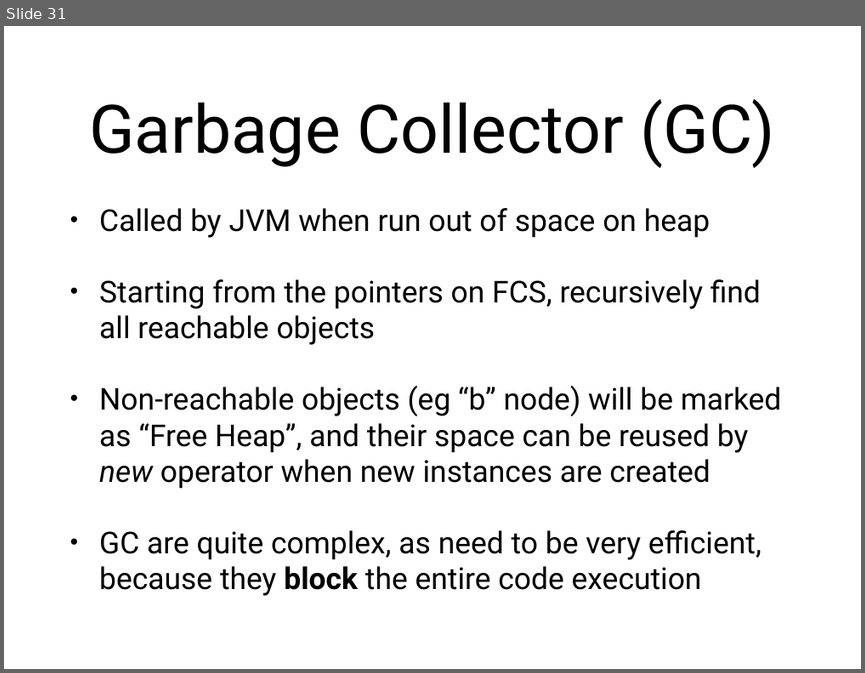
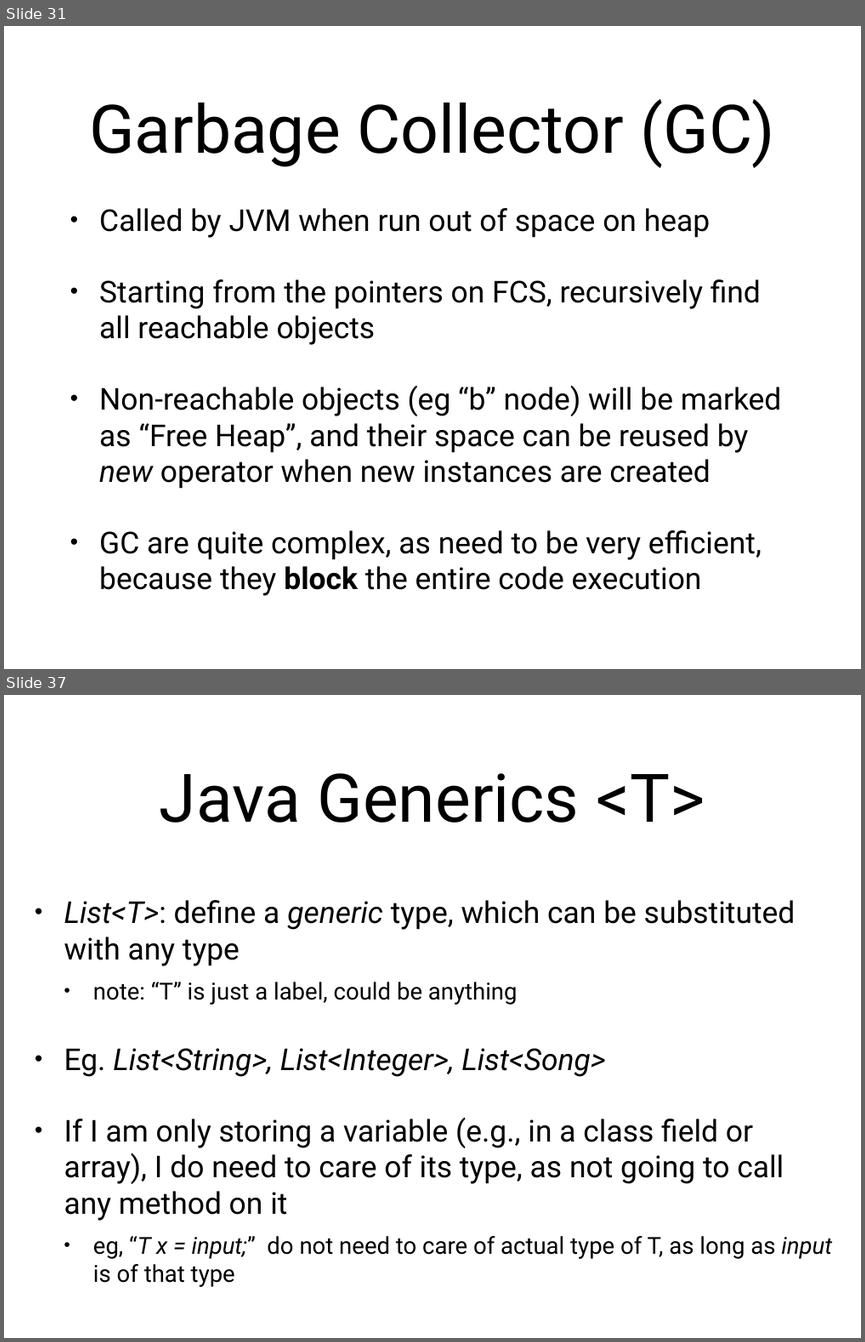
Before and after one commit to arcuri82/algorithms, a slide deck: docs/slides/02/02_stack_queue.pptx. Shown one above the other, each under a label of ours: slide 31 before the commit, slides 31 and 37 after it; the slides between them are not shown. The pictures are 865x673 and 865x1342 pixels, drawn with LibreOffice and Linux fonts; fonts in the diff are those of the drawing. Boxes give left, top, right and bottom in pixels: in the first picture for what was removed or moved away, otherwise in the second. Text is boxed around its words. In the diff, an @@ line names an element or a change of style, - is before the commit and + after.

```diff
--- a/docs/slides/02/02_stack_queue.pptx
+++ b/docs/slides/02/02_stack_queue.pptx
@@ slide 37 added at [4, 695, 861, 1338], background #FFFFFF @@
@@ title added at [160, 773, 704, 823], 80 pt, text #000000 @@
+Java Generics <T>
@@ text added at [64, 900, 832, 1287], 36 pt, text #000000 @@
+• List<T>: define a generic type, which can be substituted with any type
+  • note: “T” is just a label, could be anything
+• Eg. List<String>, List<Integer>, List<Song>
+• If I am only storing a variable (e.g., in a class field or array), I do need to care of its type, as not going to call any method on it
+  • eg, “T x = input;” do not need to care of actual type of T, as long as input is of that type
```
Also in this commit, not shown: 1 slide changed, 6 other slides added, 3 other files.
